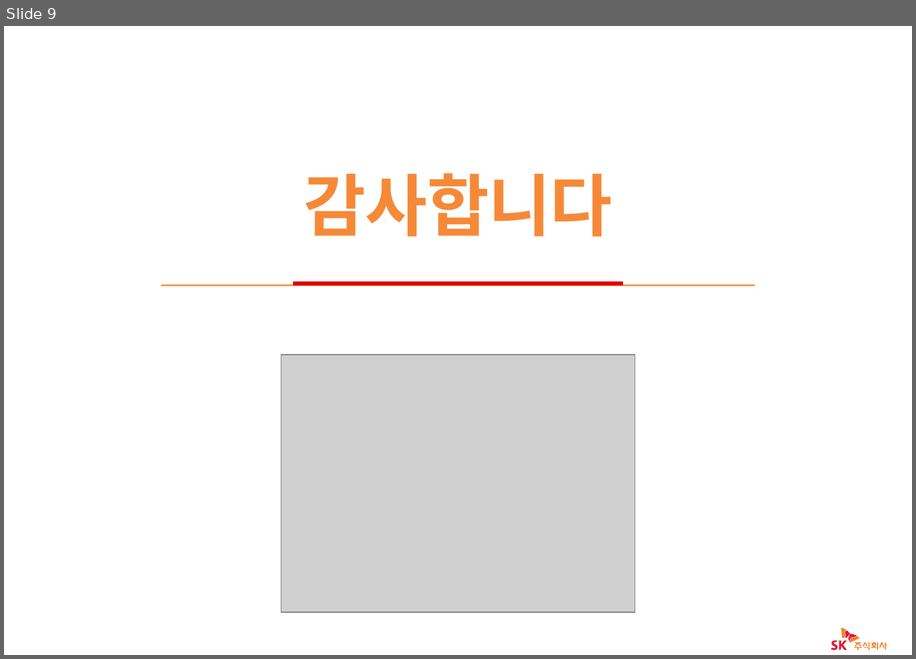
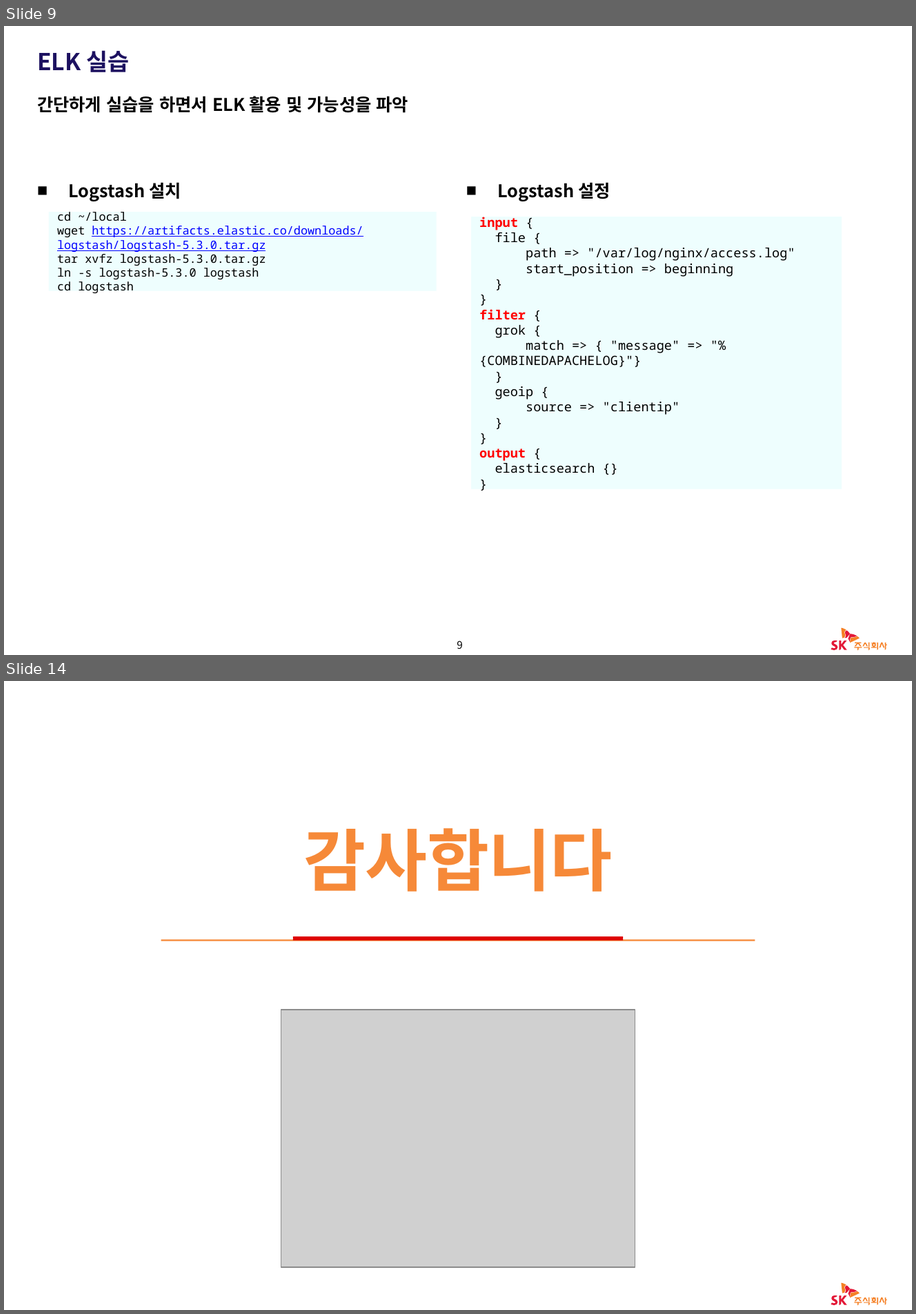
Before and after one commit to okayhan89/tetstet, a slide deck: G2에서.pptx. Shown one above the other, each under a label of ours: slide 9 before the commit, slides 9 and 14 after it; the slides between them are not shown. The pictures are 916x659 and 916x1314 pixels, drawn with LibreOffice and Linux fonts; fonts in the diff are those of the drawing; grey boxes stand for pictures; background and template pictures are left out. Boxes give left, top, right and bottom in pixels: in the first picture for what was removed or moved away, otherwise in the second. Text is boxed around its words. In the diff, an @@ line names an element or a change of style, - is before the commit and + after.

```diff
--- a/G2에서.pptx
+++ b/G2에서.pptx
@@ slide 9 added at (x1=4, y1=26, x2=912, y2=655), background picture (left out); not listed: 15 template elements that a slide beside it also shows @@
@@ title added at (x1=37, y1=50, x2=129, y2=72), 20 pt, text #1D1160, bold @@
+ELK 실습
@@ text added at (x1=37, y1=96, x2=409, y2=113), 15 pt, text #000000, bold @@
+간단하게 실습을 하면서 ELK 활용 및 가능성을 파악
@@ text added at (x1=69, y1=182, x2=181, y2=201), 15 pt, text #000000, bold @@
+■ Logstash 설치
@@ text added at (x1=498, y1=182, x2=610, y2=201), 15 pt, text #000000, bold @@
+■ Logstash 설정
@@ rectangle added at (x1=48, y1=212, x2=436, y2=291), fill #EEFEFE, 10 pt, text #000000 @@
+cd ~/local
+wget https://artifacts.elastic.co/downloads/logstash/logstash-5.3.0.tar.gz
+tar xvfz logstash-5.3.0.tar.gz
+ln -s logstash-5.3.0 logstash
+cd logstash
@@ rectangle added at (x1=471, y1=216, x2=842, y2=489), fill #EEFEFE, 11 pt, text #000000 @@
+input {
+file {
+path => "/var/log/nginx/access.log"
+start_position => beginning
+}
+}
+filter {
+grok {
+match => { "message" => "%{COMBINEDAPACHELOG}"}
+}
+geoip {
+source => "clientip"
+}
+}
+output {
+elasticsearch {}
+}
@@ page number added at (x1=457, y1=640, x2=462, y2=648), 9 pt, text #000000 @@
+9
@@ what was slide 9 is now slide 14 @@
```
Also in this commit, not shown: 2 slides changed, 6 other slides added, 2 slides removed.
